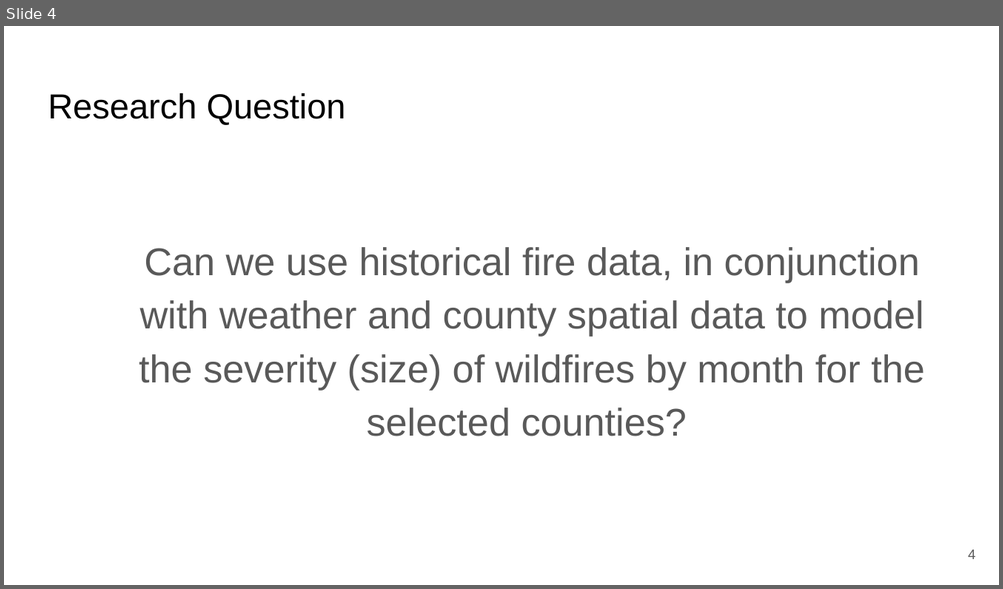
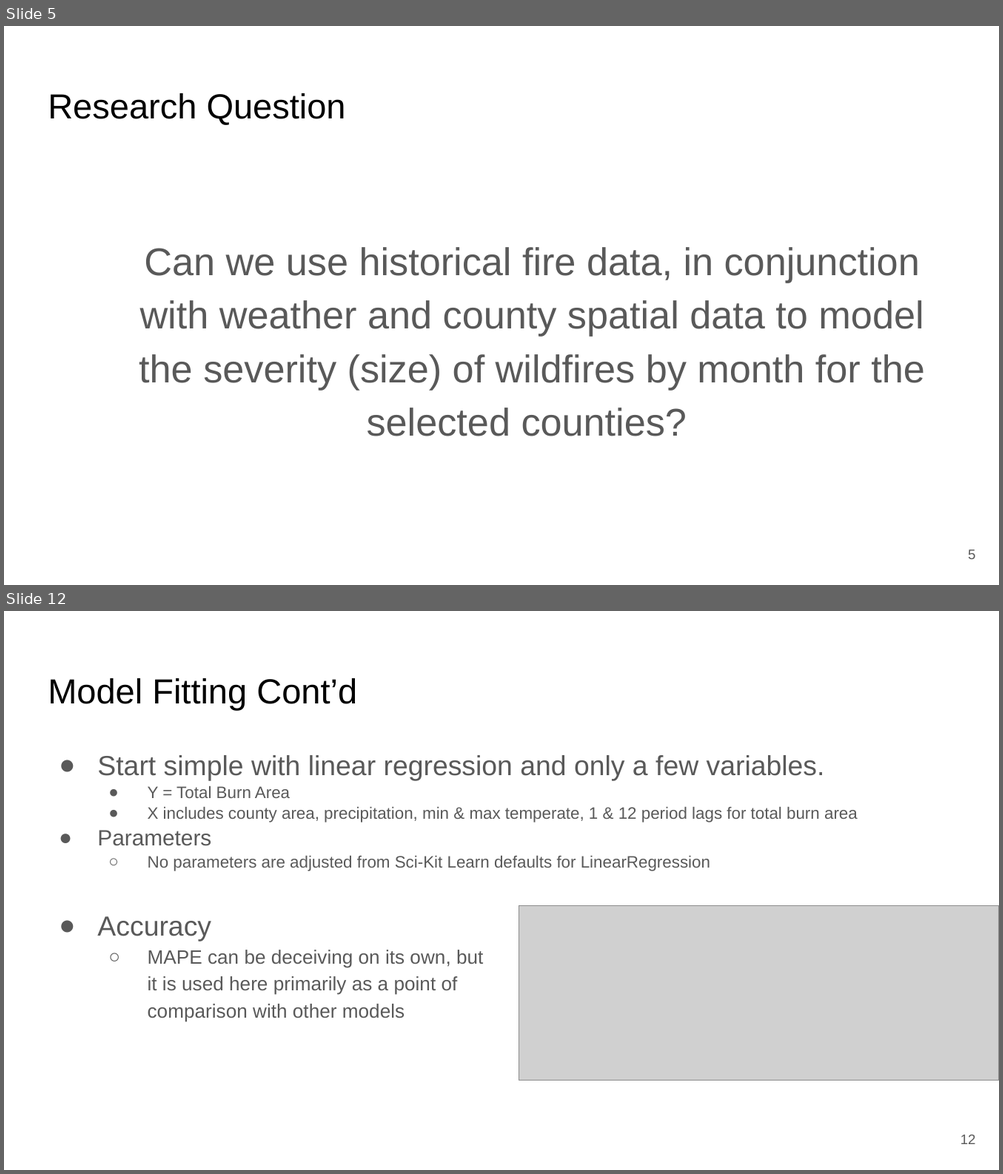
Before and after one commit to DCavanaugh98/WildfireMLProject, a slide deck: Math 8670 Final Project.pptx. Shown one above the other, each under a label of ours: slide 4 before the commit, slides 5 and 12 after it; the slides between them are not shown. The pictures are 1003x589 and 1003x1174 pixels, drawn with LibreOffice and Linux fonts; fonts in the diff are those of the drawing; grey boxes stand for pictures. Boxes give left, top, right and bottom in pixels: in the first picture for what was removed or moved away, otherwise in the second. Text is boxed around its words. In the diff, an @@ line names an element or a change of style, - is before the commit and + after.

```diff
--- a/Math 8670 Final Project.pptx
+++ b/Math 8670 Final Project.pptx
@@ slide 12 added at (x1=4, y1=611, x2=999, y2=1170), background #FFFFFF @@
@@ title added at (x1=48, y1=678, x2=357, y2=710), 25.2 pt, text #000000 @@
+Model Fitting Cont’d
@@ text added at (x1=97, y1=755, x2=857, y2=871), 12 pt, text #595959 @@
+● Start simple with linear regression and only a few variables.
+  ● Y = Total Burn Area
+  ● X includes county area, precipitation, min & max temperate, 1 & 12 period lags for total burn area
+● Parameters
+  ○ No parameters are adjusted from Sci-Kit Learn defaults for LinearRegression
@@ text added at (x1=97, y1=917, x2=483, y2=1022), 14 pt, text #595959 @@
+● Accuracy
+  ○ MAPE can be deceiving on its own, but it is used here primarily as a point of comparison with other models
@@ picture added at (x1=519, y1=906, x2=999, y2=1080) @@
@@ page number added at (x1=960, y1=1135, x2=976, y2=1145), 10 pt, text #595959 @@
+12
@@ what was slide 4 is now slide 5 @@
@@ page number at (x1=967, y1=550, x2=975, y2=560): text changed @@
-4
+5
```
Also in this commit, not shown: 12 slides changed, 4 other slides added, 1 slide removed, 12 other files.
